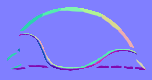
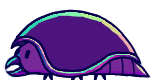
Before/after of a (152, 80) layered artwork. What changed in the layer stack:
added group "Walk anim" with 5 layers above "normals" over box(0, 0, 152, 80)
added layer "Walk normals" in group "Walk anim" over box(0, 0, 152, 80)
added layer "Walk outlines" in group "Walk anim" over box(0, 0, 152, 80)
added layer "Walk eyes" in group "Walk anim" over box(0, 5, 152, 80)
added layer "Walk body fill" in group "Walk anim" over box(0, 0, 152, 80)
added layer "Walk legs" in group "Walk anim" over box(0, 0, 152, 80)
hid "normals" over box(0, 0, 152, 80)
hid "normal bg" over box(0, 0, 152, 80)
hid "Outlines" over box(0, 0, 152, 80)
hid "Eyes" over box(0, 0, 119, 80)
hid "Body fill" over box(0, 0, 152, 80)
hid "Legs" over box(0, 0, 152, 80)
